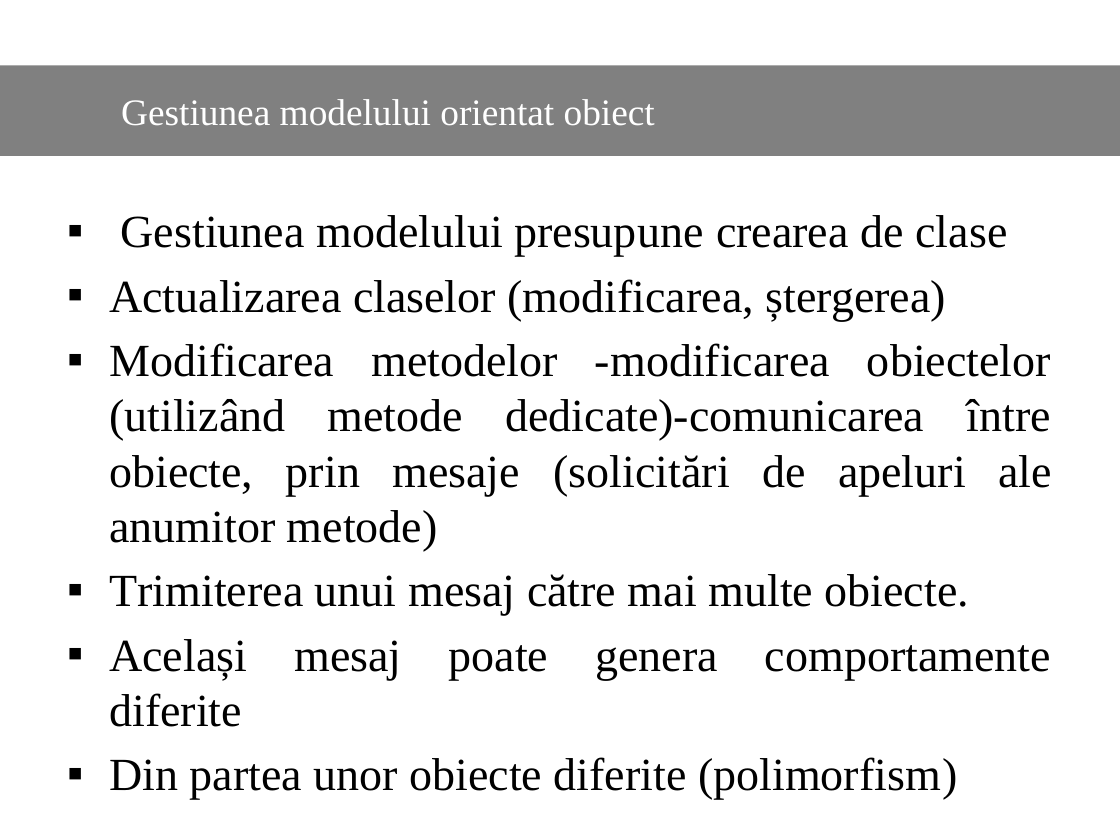
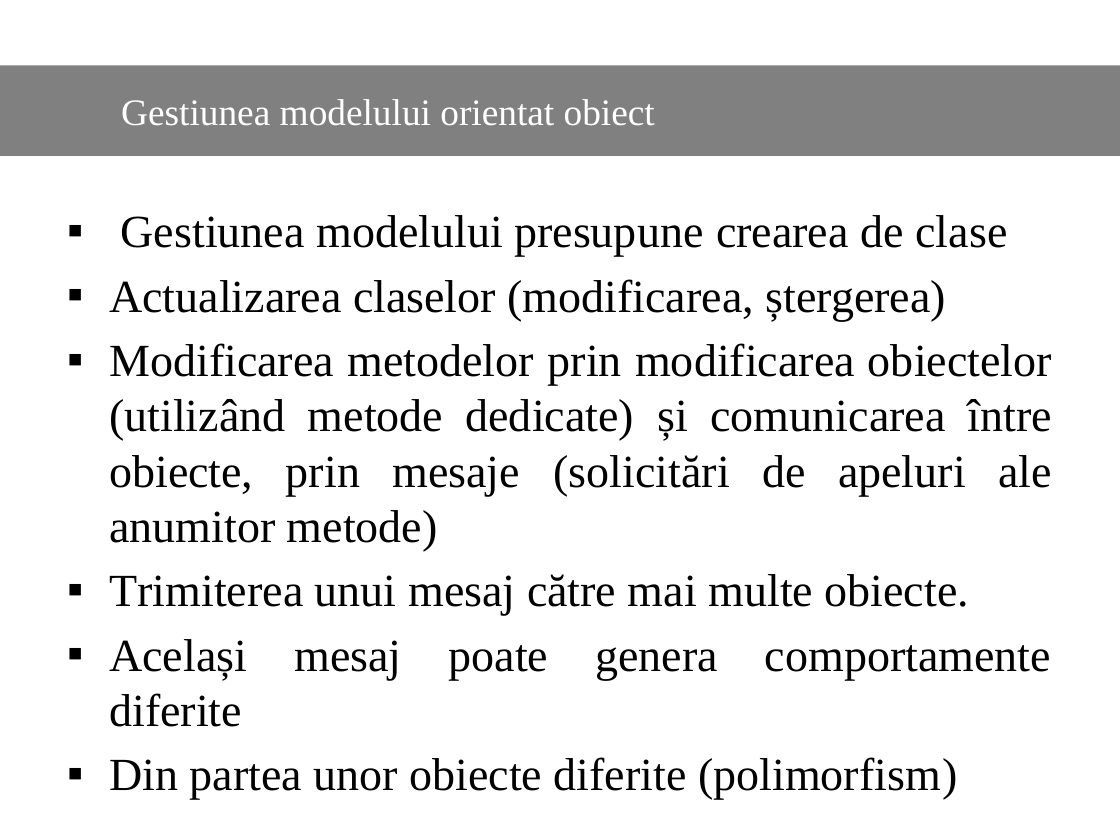
Before and after one commit to Dani25/BDOO, a slide deck: slide 27 of bdoo.pptx. Drawn at 1120x840 pixels with LibreOffice and Linux fonts; fonts in the diff are those of the drawing. Boxes give left, top, right and bottom in pixels: in the first picture for what was removed or moved away, otherwise in the second. Text is boxed around its words. In the diff, an @@ line names an element or a change of style, - is before the commit and + after.

```diff
--- a/bdoo.pptx
+++ b/bdoo.pptx
@@ text at box(109, 343, 1052, 551): text changed @@
-▪ Modificarea metodelor -modificarea obiectelor (utilizând metode dedicate)-comunicarea între obiecte, prin mesaje (solicitări de apeluri ale anumitor metode)
+▪ Modificarea metodelor prin modificarea obiectelor (utilizând metode dedicate) și comunicarea între obiecte, prin mesaje (solicitări de apeluri ale anumitor metode)
```
Also in this commit, not shown: 13 other slides changed.
